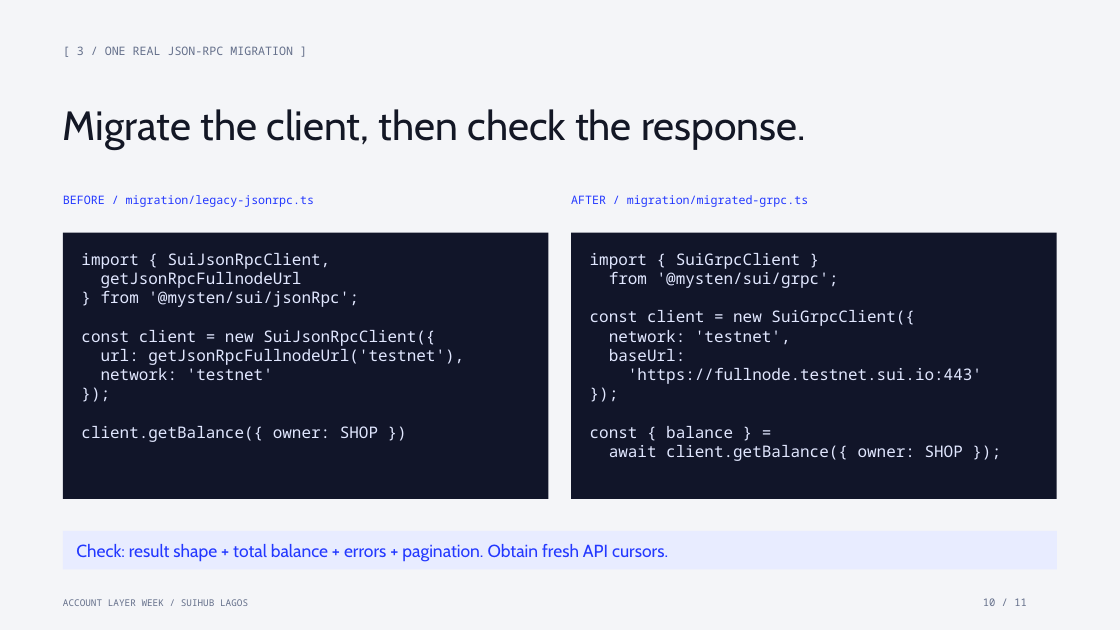
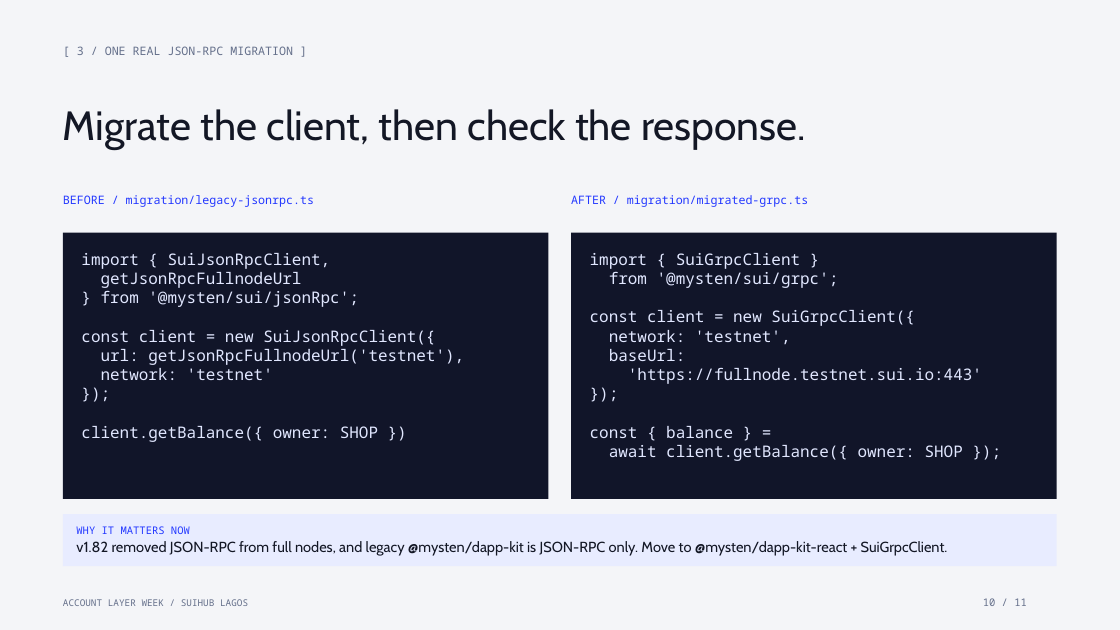
Before and after one commit to Nuel-osas/day3-till, a slide deck: slide 10 of teaching/Day3_Real_Time_Sui.pptx. Drawn at 1120x630 pixels with LibreOffice and Linux fonts; fonts in the diff are those of the drawing. Boxes give left, top, right and bottom in pixels: in the first picture for what was removed or moved away, otherwise in the second. Text is boxed around its words. In the diff, an @@ line names an element or a change of style, - is before the commit and + after.

```diff
--- a/teaching/Day3_Real_Time_Sui.pptx
+++ b/teaching/Day3_Real_Time_Sui.pptx
@@ rectangle: place and size @@
-rectangle at bbox=[63, 531, 1057, 570]
+rectangle at bbox=[63, 514, 1057, 566]
@@ text at bbox=[76, 526, 190, 534]: text changed; size 15 to 9 pt; font Cabin to Noto Sans Mono @@
-Check: result shape + total balance + errors + pagination. Obtain fresh API cursors.
+WHY IT MATTERS NOW
@@ text added at bbox=[76, 541, 948, 556], 12.5 pt, text #131725 @@
+v1.82 removed JSON-RPC from full nodes, and legacy @mysten/dapp-kit is JSON-RPC only. Move to @mysten/dapp-kit-react + SuiGrpcClient.
```
Also in this commit, not shown: 6 other slides changed, 5 other files.
